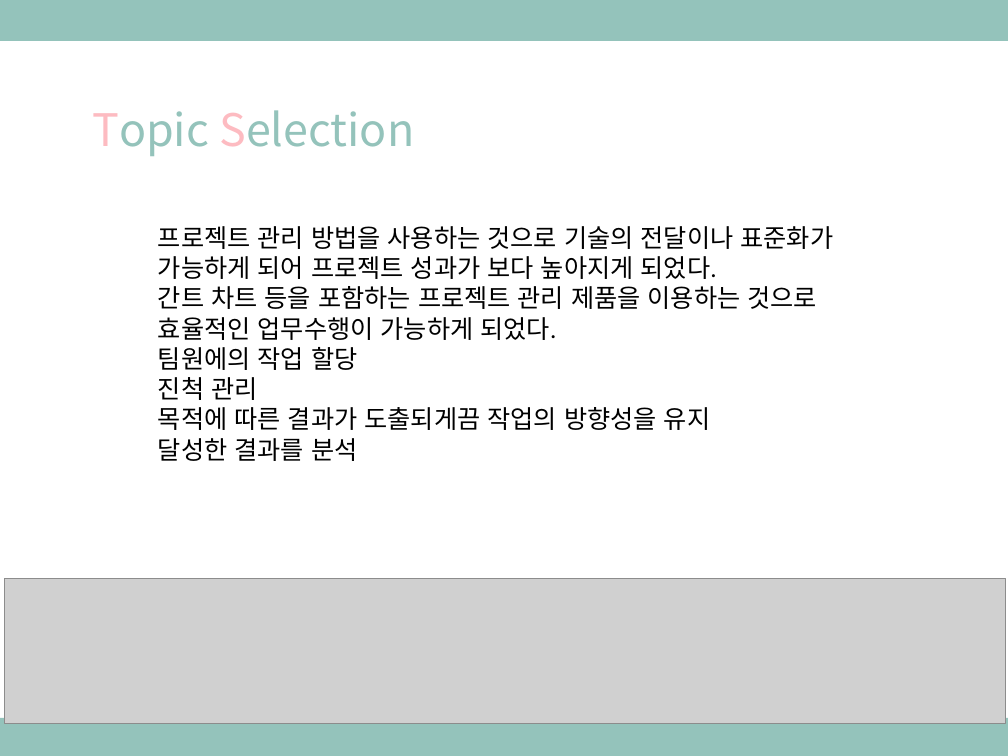
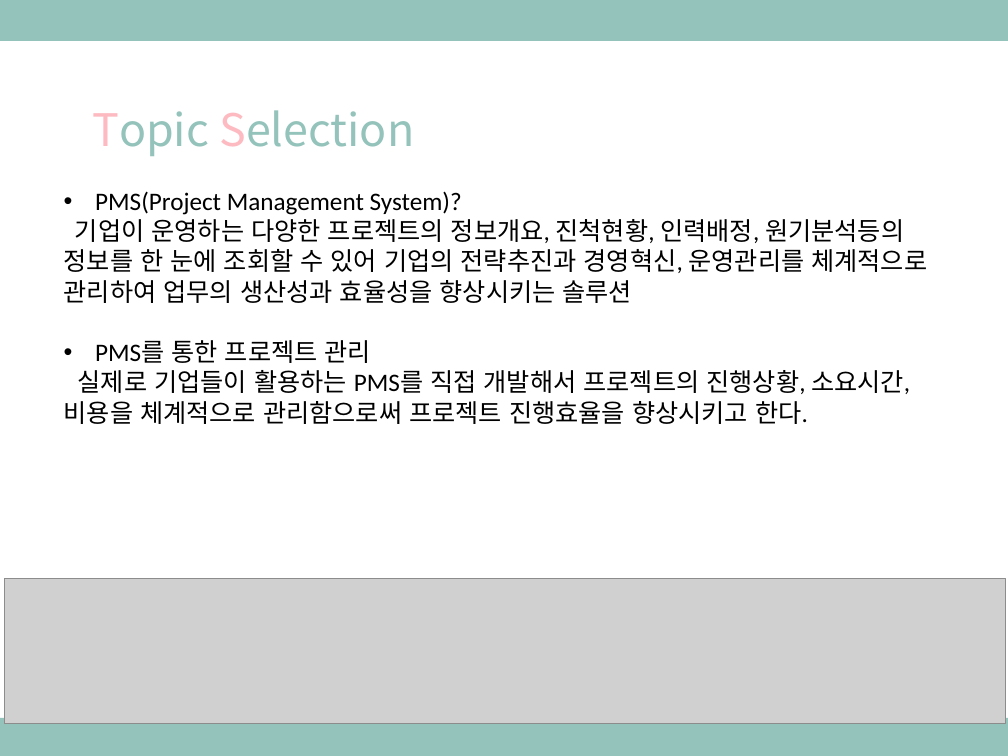
Before and after one commit to ezenteam03/project06, a slide deck: slide 4 of WebContent/jhk/0508 전현규.pptx. Drawn at 1008x756 pixels with LibreOffice and Linux fonts; fonts in the diff are those of the drawing; grey boxes stand for pictures. Boxes give left, top, right and bottom in pixels: in the first picture for what was removed or moved away, otherwise in the second. Text is boxed around its words. In the diff, an @@ line names an element or a change of style, - is before the commit and + after.

```diff
--- a/WebContent/jhk/0508 전현규.pptx
+++ b/WebContent/jhk/0508 전현규.pptx
@@ text at (64, 191, 927, 424): text changed @@
-프로젝트 관리 방법을 사용하는 것으로 기술의 전달이나 표준화가 가능하게 되어 프로젝트 성과가 보다 높아지게 되었다.
-간트 차트 등을 포함하는 프로젝트 관리 제품을 이용하는 것으로 효율적인 업무수행이 가능하게 되었다.
-팀원에의 작업 할당
-진척 관리
-목적에 따른 결과가 도출되게끔 작업의 방향성을 유지
-달성한 결과를 분석
+• PMS(Project Management System)?
+기업이 운영하는 다양한 프로젝트의 정보개요, 진척현황, 인력배정, 원기분석등의 정보를 한 눈에 조회할 수 있어 기업의 전략추진과 경영혁신, 운영관리를 체계적으로 관리하여 업무의 생산성과 효율성을 향상시키는 솔루션
+• PMS를 통한 프로젝트 관리
+실제로 기업들이 활용하는 PMS를 직접 개발해서 프로젝트의 진행상황, 소요시간, 비용을 체계적으로 관리함으로써 프로젝트 진행효율을 향상시키고 한다.
```
Also in this commit, not shown: 1 other slide changed, 45 other files.
